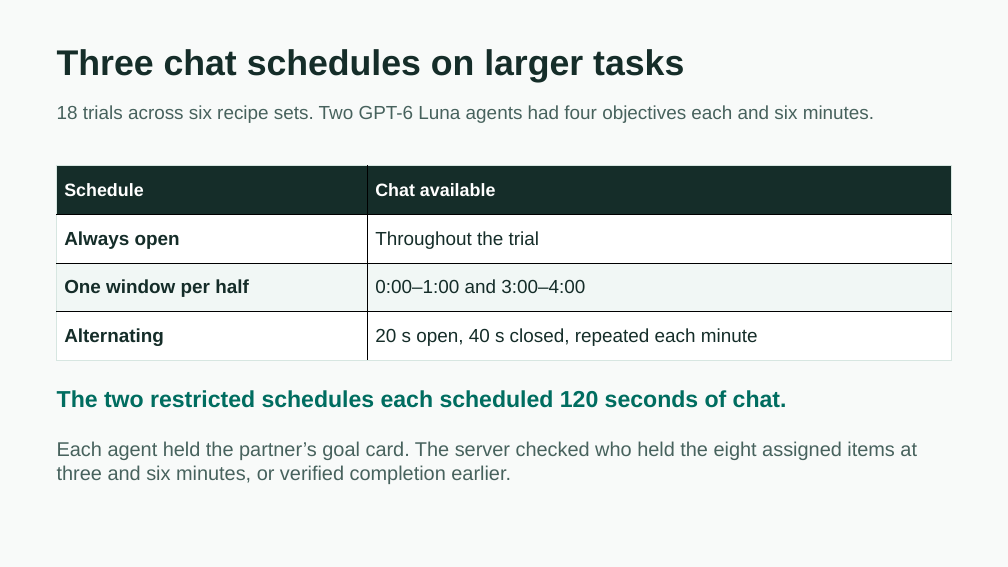
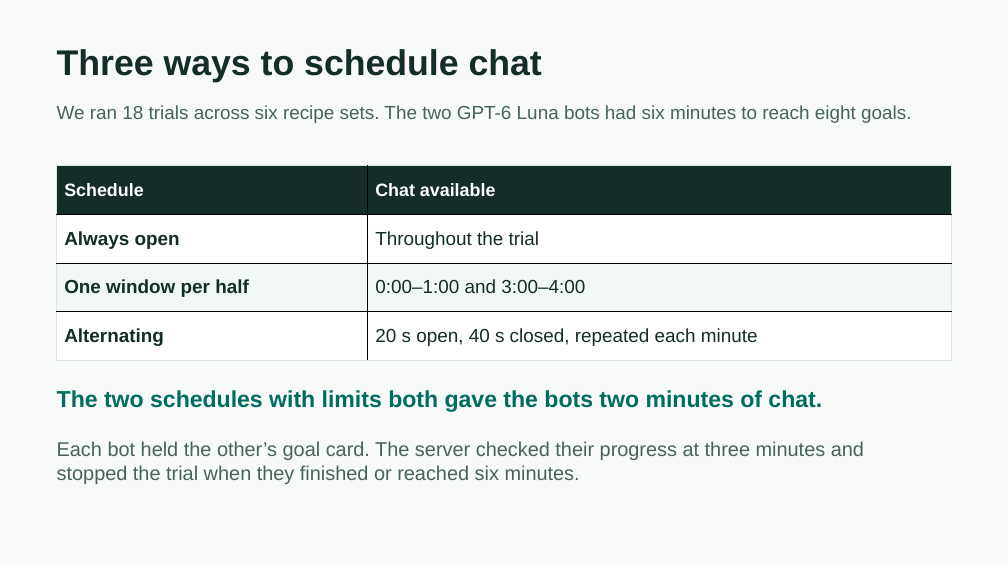
Before and after one commit to Xenoxort/la_minecraft, a slide deck: slide 4 of studies/timing-paper/MineCollab-Research-Update-2026-11-25.pptx (slide 3 before the commit). Drawn at 1008x567 pixels with LibreOffice and Linux fonts; fonts in the diff are those of the drawing. Boxes give left, top, right and bottom in pixels: in the first picture for what was removed or moved away, otherwise in the second. Text is boxed around its words. In the diff, an @@ line names an element or a change of style, - is before the commit and + after.

```diff
--- a/studies/timing-paper/MineCollab-Research-Update-2026-11-25.pptx
+++ b/studies/timing-paper/MineCollab-Research-Update-2026-11-25.pptx
@@ text at <box>57,49,542,82</box>: text changed @@
-Three chat schedules on larger tasks
+Three ways to schedule chat
@@ text at <box>57,105,911,123</box>: text changed @@
-18 trials across six recipe sets. Two GPT-6 Luna agents had four objectives each and six minutes.
+We ran 18 trials across six recipe sets. The two GPT-6 Luna bots had six minutes to reach eight goals.
@@ text at <box>57,390,822,412</box>: text changed @@
-The two restricted schedules each scheduled 120 seconds of chat.
+The two schedules with limits both gave the bots two minutes of chat.
@@ text at <box>57,441,864,484</box>: text changed @@
-Each agent held the partner’s goal card. The server checked who held the eight assigned items at three and six minutes, or verified completion earlier.
+Each bot held the other’s goal card. The server checked their progress at three minutes and stopped the trial when they finished or reached six minutes.
```
Also in this commit, not shown: 6 other slides changed, 1 slide added, 1 other file.
